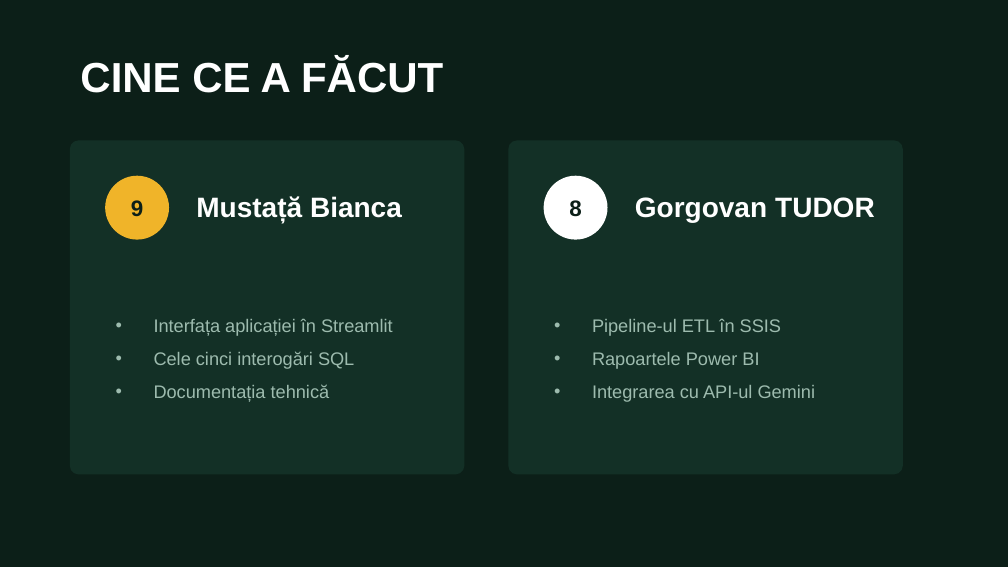
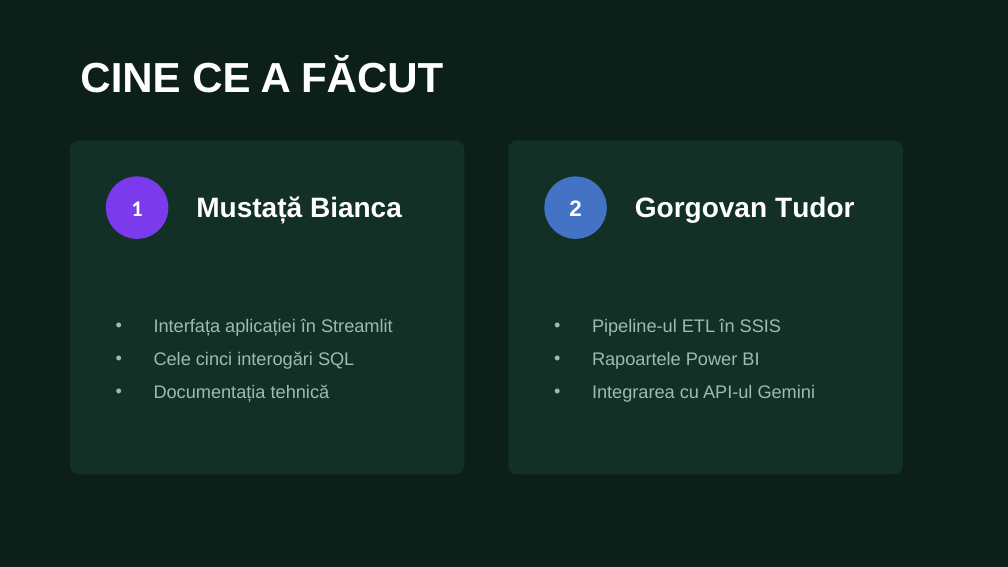
Before and after one commit to tudorgorgovan/CueUp, a slide deck: slide 4 of CueUp - prezentare.PPT. Drawn at 1008x567 pixels with LibreOffice and Linux fonts; fonts in the diff are those of the drawing. Boxes give left, top, right and bottom in pixels: in the first picture for what was removed or moved away, otherwise in the second. Text is boxed around its words. In the diff, an @@ line names an element or a change of style, - is before the commit and + after.

```diff
--- a/CueUp - prezentare.PPT
+++ b/CueUp - prezentare.PPT
@@ ellipse at box(106, 176, 168, 239): fill #F0B429 to #7C3AED; outline #F0B429 1 pt to none @@
@@ ellipse at box(544, 176, 607, 239): fill #FFFFFF to #4472C4; outline #FFFFFF 1 pt to none @@
@@ text at box(131, 201, 142, 216): text changed; font Arial to Calibri; text colour #0C1F18 to #FFFFFF @@
-9
+1
@@ text at box(569, 200, 581, 216): text changed; text colour #0C1F18 to #FFFFFF @@
-8
+2
@@ text at box(635, 196, 854, 222): text changed @@
-Gorgovan TUDOR
+Gorgovan Tudor
```
Also in this commit, not shown: 6 other slides changed, 5 slides added.
